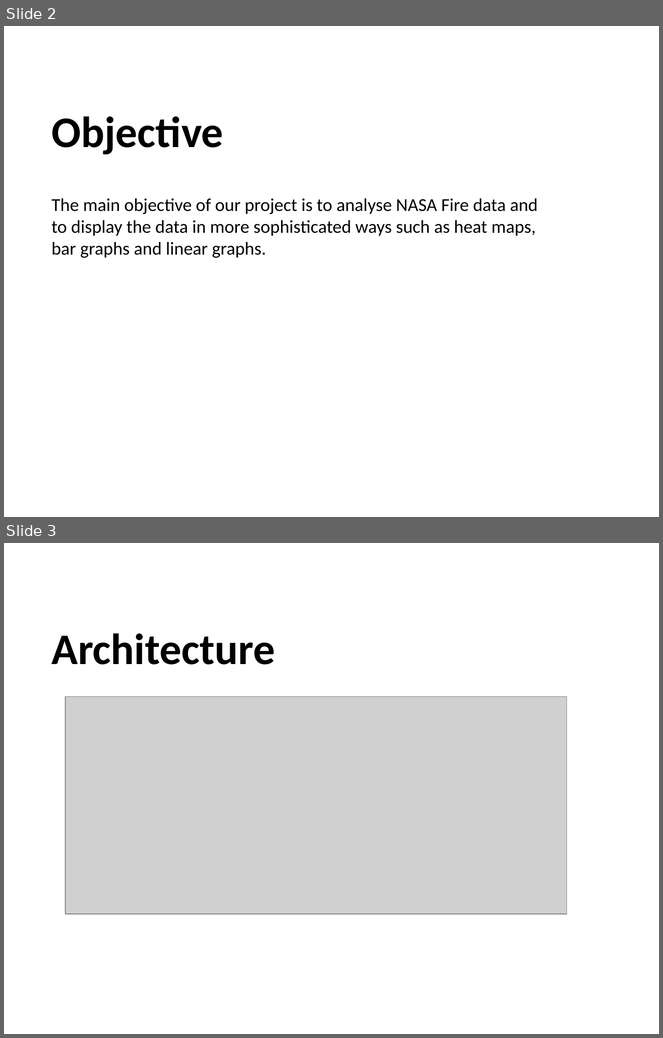
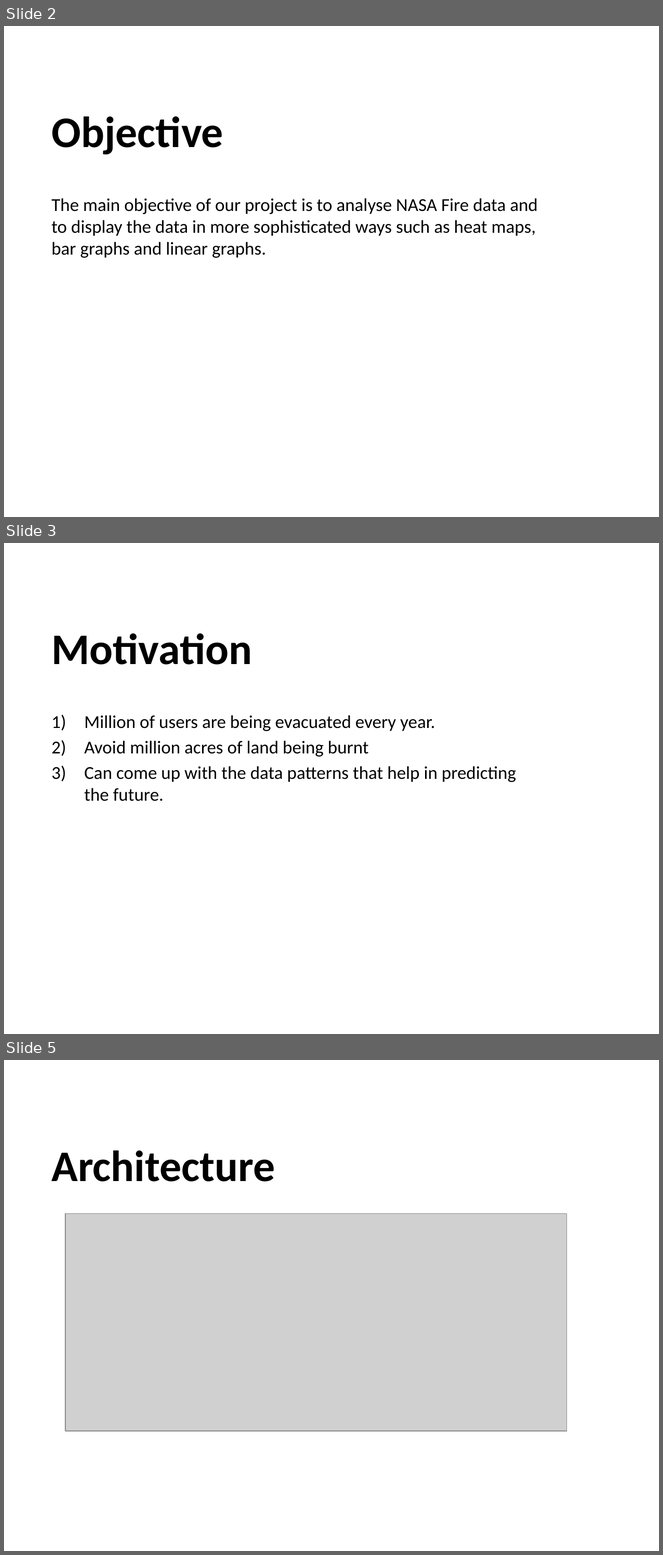
Before and after one commit to sindhusha-t/Predict-WildFires-, a slide deck: Documentation/Wildfire Intensity.pptx. Shown one above the other, each under a label of ours: slides 2 and 3 before the commit, slides 2, 3 and 5 after it; the slides between them are not shown. The pictures are 663x1038 and 663x1555 pixels, drawn with LibreOffice and Linux fonts; fonts in the diff are those of the drawing; grey boxes stand for pictures; background and template pictures are left out. Boxes give left, top, right and bottom in pixels: in the first picture for what was removed or moved away, otherwise in the second. Text is boxed around its words. In the diff, an @@ line names an element or a change of style, - is before the commit and + after.

```diff
--- a/Documentation/Wildfire Intensity.pptx
+++ b/Documentation/Wildfire Intensity.pptx
@@ slide 3 added at <box>4,543,659,1034</box>, background picture (left out) @@
@@ title added at <box>51,633,252,665</box>, 48 pt, text #000000, bold @@
+Motivation
@@ subtitle added at <box>84,715,516,801</box>, 20 pt, text #000000 @@
+1) Million of users are being evacuated every year.
+2) Avoid million acres of land being burnt
+3) Can come up with the data patterns that help in predicting the future.
@@ what was slide 3 is now slide 5 @@
```
Also in this commit, not shown: 5 slides changed, 2 other slides added.
